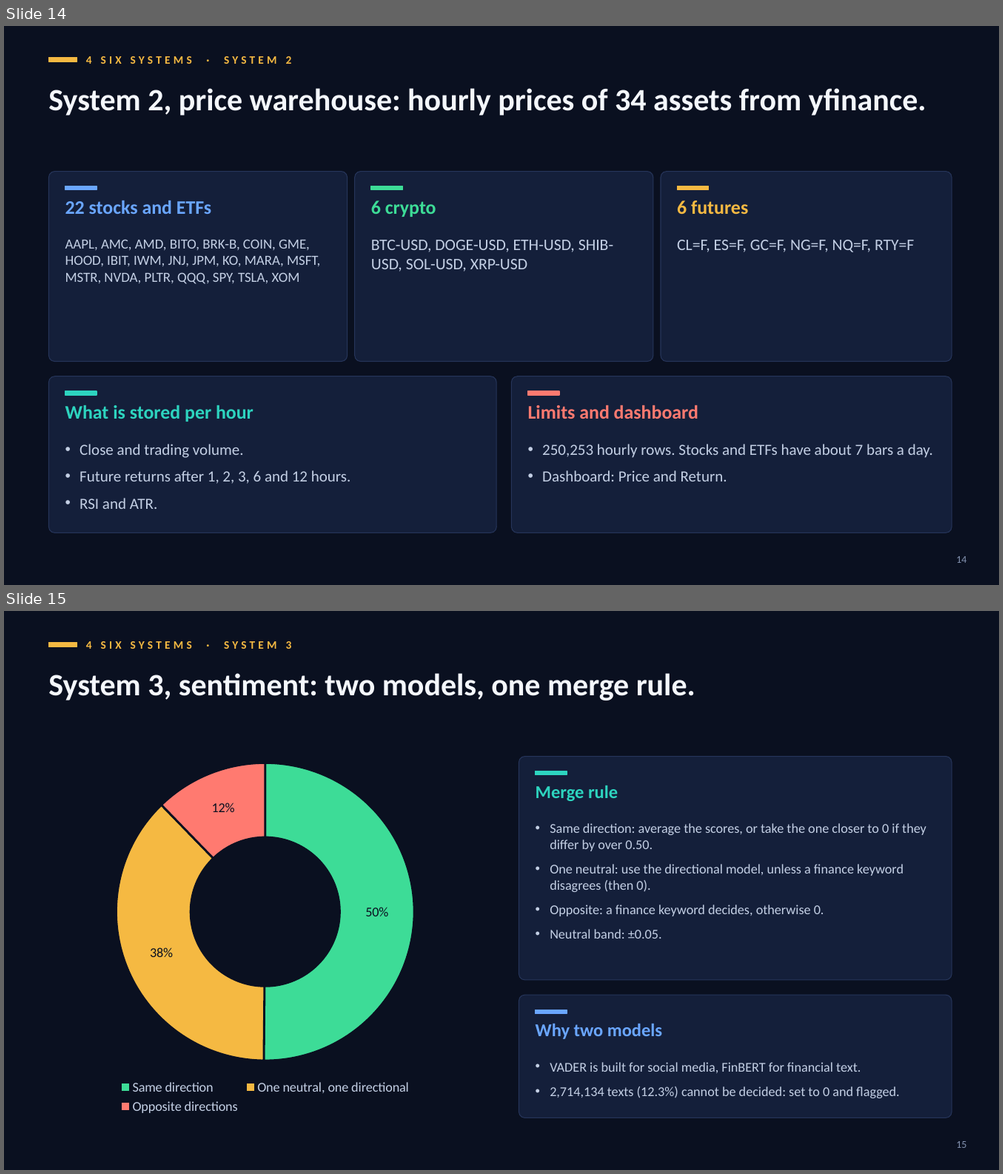
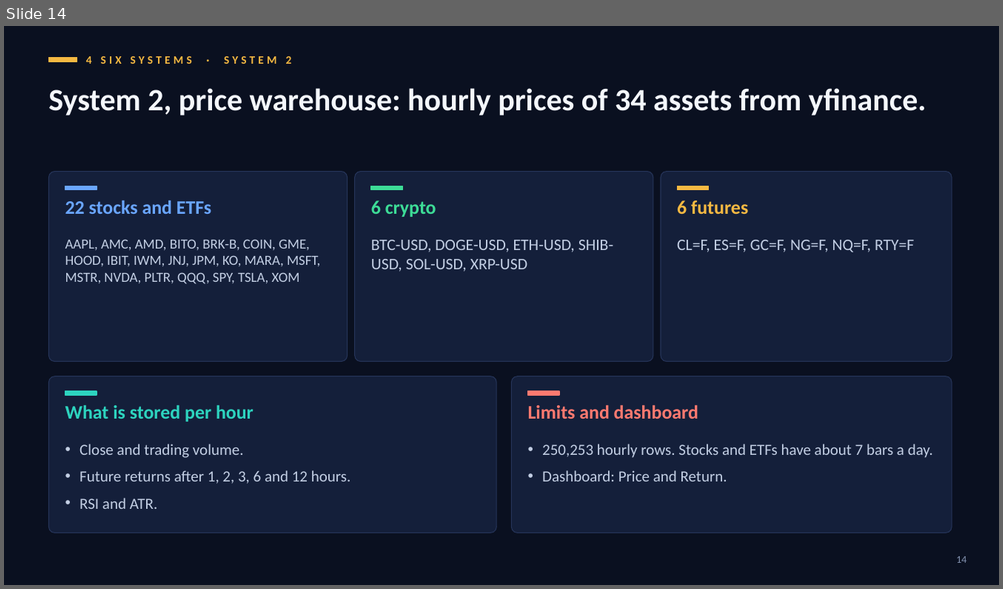
Before and after one commit to cat-arm/reddit-sentiment-market-warehouse-is, a slide deck: docs/presentation/defence_deck_en_v5.pptx. Shown one above the other, each under a label of ours: slides 14 and 15 before the commit, slide 14 after it. The pictures are 1003x1174 and 1003x589 pixels, drawn with LibreOffice and Linux fonts; fonts in the diff are those of the drawing. Boxes give left, top, right and bottom in pixels: in the first picture for what was removed or moved away, otherwise in the second. Text is boxed around its words. In the diff, an @@ line names an element or a change of style, - is before the commit and + after.

```diff
--- a/docs/presentation/defence_deck_en_v5.pptx
+++ b/docs/presentation/defence_deck_en_v5.pptx
@@ slide 15 removed at bbox=[4, 611, 999, 1170], background #0A1020 @@
@@ rectangle removed at bbox=[48, 642, 77, 647] @@
@@ text removed at bbox=[86, 641, 292, 649] @@
-4 SIX SYSTEMS · SYSTEM 3
@@ text removed at bbox=[48, 673, 695, 701] @@
-System 3, sentiment: two models, one merge rule.
@@ doughnut chart removed at bbox=[41, 753, 489, 1119] @@
-categories: Same direction, One neutral, one directional, Opposite directions
-Series 1: 50, 38, 12
@@ rounded rectangle removed at bbox=[519, 757, 951, 980] @@
@@ rectangle removed at bbox=[535, 772, 566, 775] @@
@@ text removed at bbox=[535, 786, 617, 801] @@
-Merge rule
@@ text removed at bbox=[549, 823, 926, 939] @@
-• Same direction: average the scores, or take the one closer to 0 if they differ by over 0.50.
-• One neutral: use the directional model, unless a finance keyword disagrees (then 0).
-• Opposite: a finance keyword decides, otherwise 0.
-• Neutral band: ±0.05.
@@ rounded rectangle removed at bbox=[519, 995, 951, 1119] @@
@@ rectangle removed at bbox=[535, 1010, 566, 1014] @@
@@ text removed at bbox=[535, 1024, 662, 1039] @@
-Why two models
@@ text removed at bbox=[549, 1062, 899, 1099] @@
-• VADER is built for social media, FinBERT for financial text.
-• 2,714,134 texts (12.3%) cannot be decided: set to 0 and flagged.
@@ page number removed at bbox=[956, 1142, 966, 1148] @@
-15
```
Also in this commit, not shown: 3 slides changed, 5 slides added, 1 other slide removed, 3 other files.
